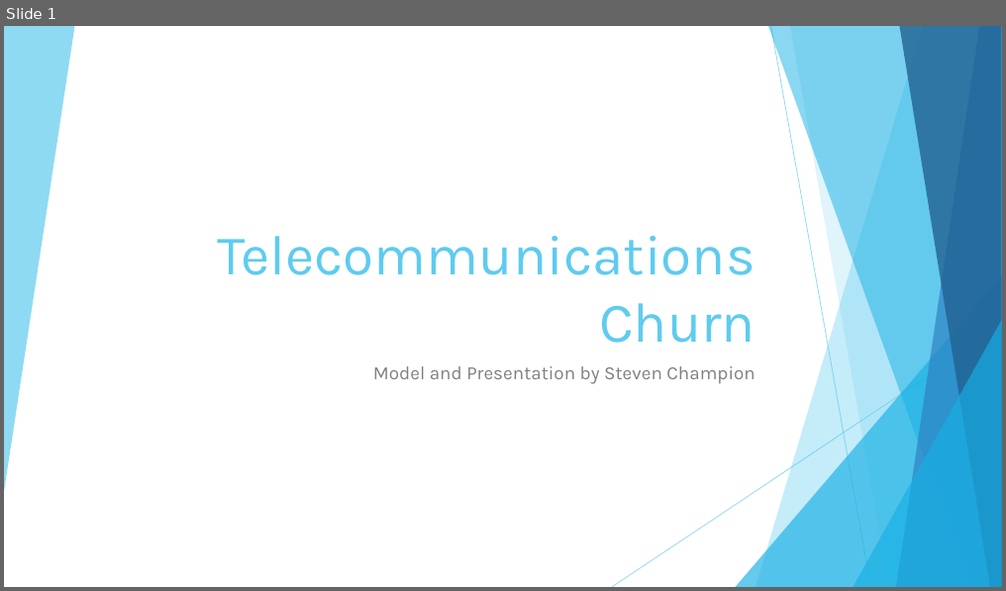
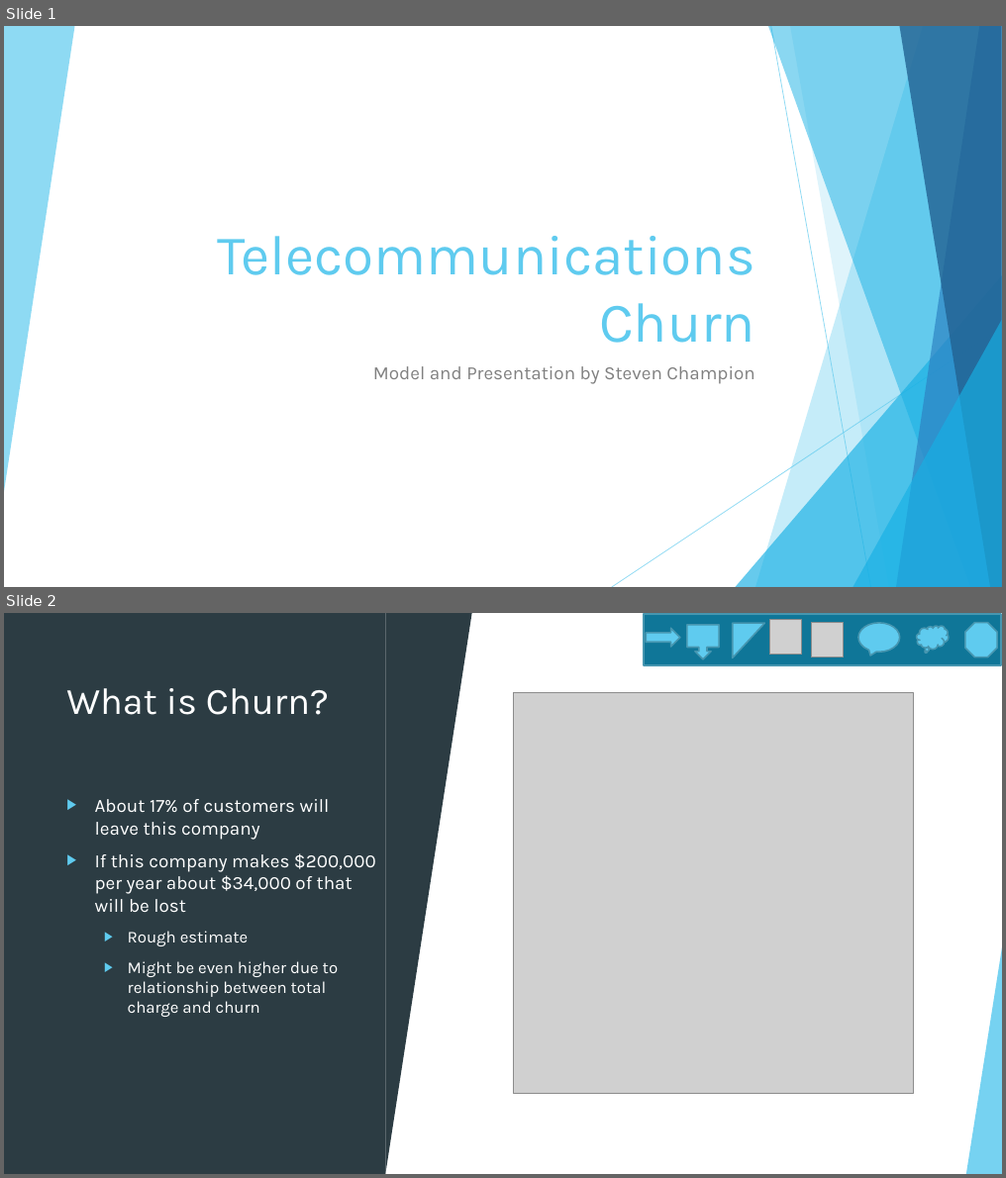
Before and after one commit to MrChamp/FISP3, a slide deck: TeleChurnPresentation.pptx. Shown one above the other, each under a label of ours: slide 1 before the commit, slides 1 and 2 after it. The pictures are 1006x591 and 1006x1178 pixels, drawn with LibreOffice and Linux fonts; fonts in the diff are those of the drawing; grey boxes stand for pictures. Boxes give left, top, right and bottom in pixels: in the first picture for what was removed or moved away, otherwise in the second. Text is boxed around its words. In the diff, an @@ line names an element or a change of style, - is before the commit and + after.

```diff
--- a/TeleChurnPresentation.pptx
+++ b/TeleChurnPresentation.pptx
@@ slide 2 added at (4,613,1002,1174), background #FFFFFF; not listed: 9 template elements that a slide beside it also shows @@
@@ rectangle added at (4,613,1002,1174), fill #FFFFFF @@
@@ rectangle added at (4,613,386,1174), fill #2C3C43 @@
@@ triangle added at (386,613,472,1174), fill #2C3C43 @@
@@ group added at (644,614,1001,665): 2 pictures, 1 rectangle, 1 octagon, 1 thought cloud, 1 right triangle, 1 down arrow callout, 1 right arrow, 1 speech bubble @@
@@ title added at (66,688,329,715), 36 pt, text #FFFFFF @@
+What is Churn?
@@ picture added at (514,692,914,1093) @@
@@ text added at (95,799,376,1017), 18 pt, text #FFFFFF @@
+▶ About 17% of customers will leave this company
+▶ If this company makes $200,000 per year about $34,000 of that will be lost
+  ▶ Rough estimate
+  ▶ Might be even higher due to relationship between total charge and churn
@@ triangle added at (4,942,41,1174), fill #5FCBEF at 70% opacity @@
@@ triangle added at (966,942,1002,1174), fill #5FCBEF at 85% opacity @@
```
Also in this commit, not shown: 7 slides changed, 1 slide removed.
